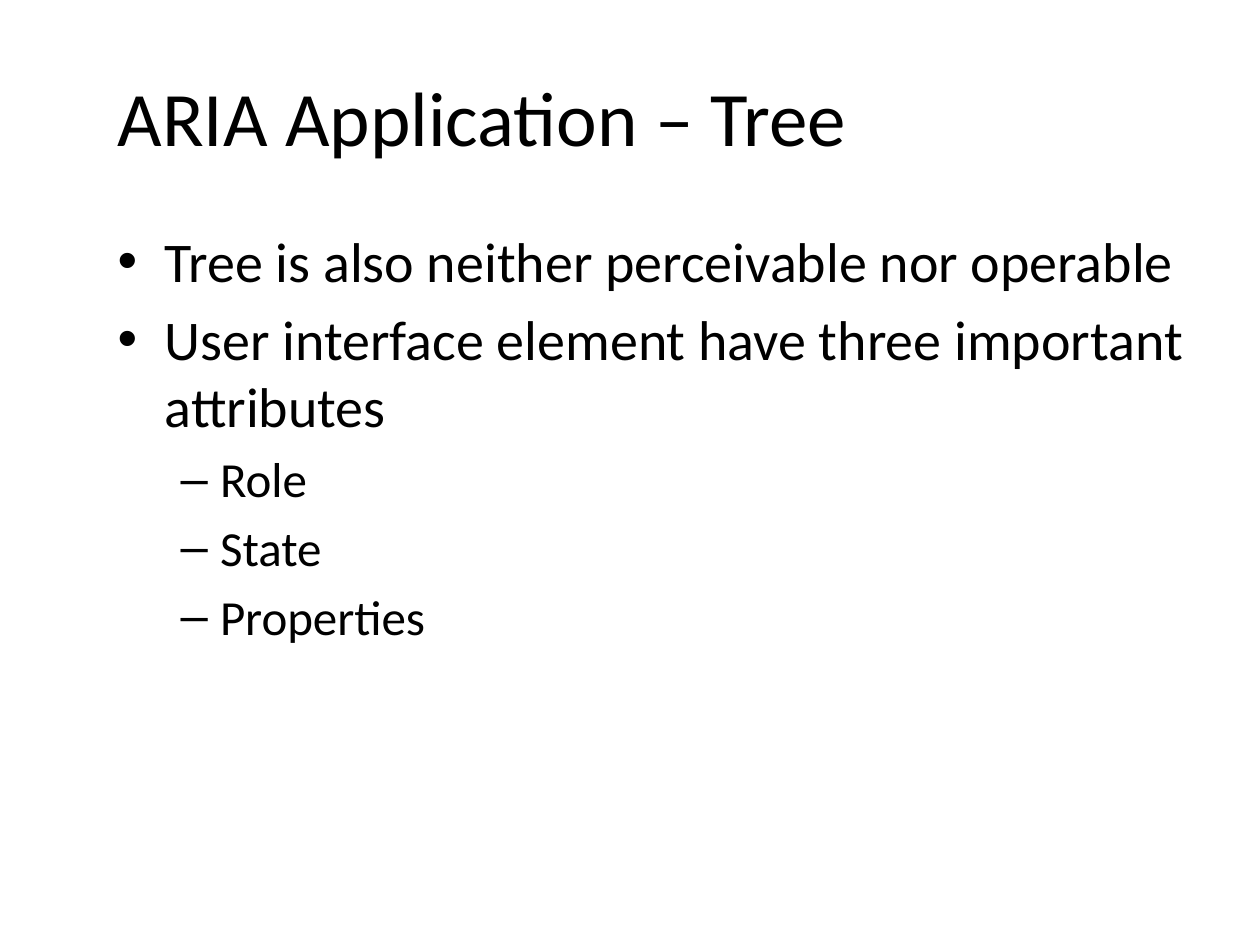
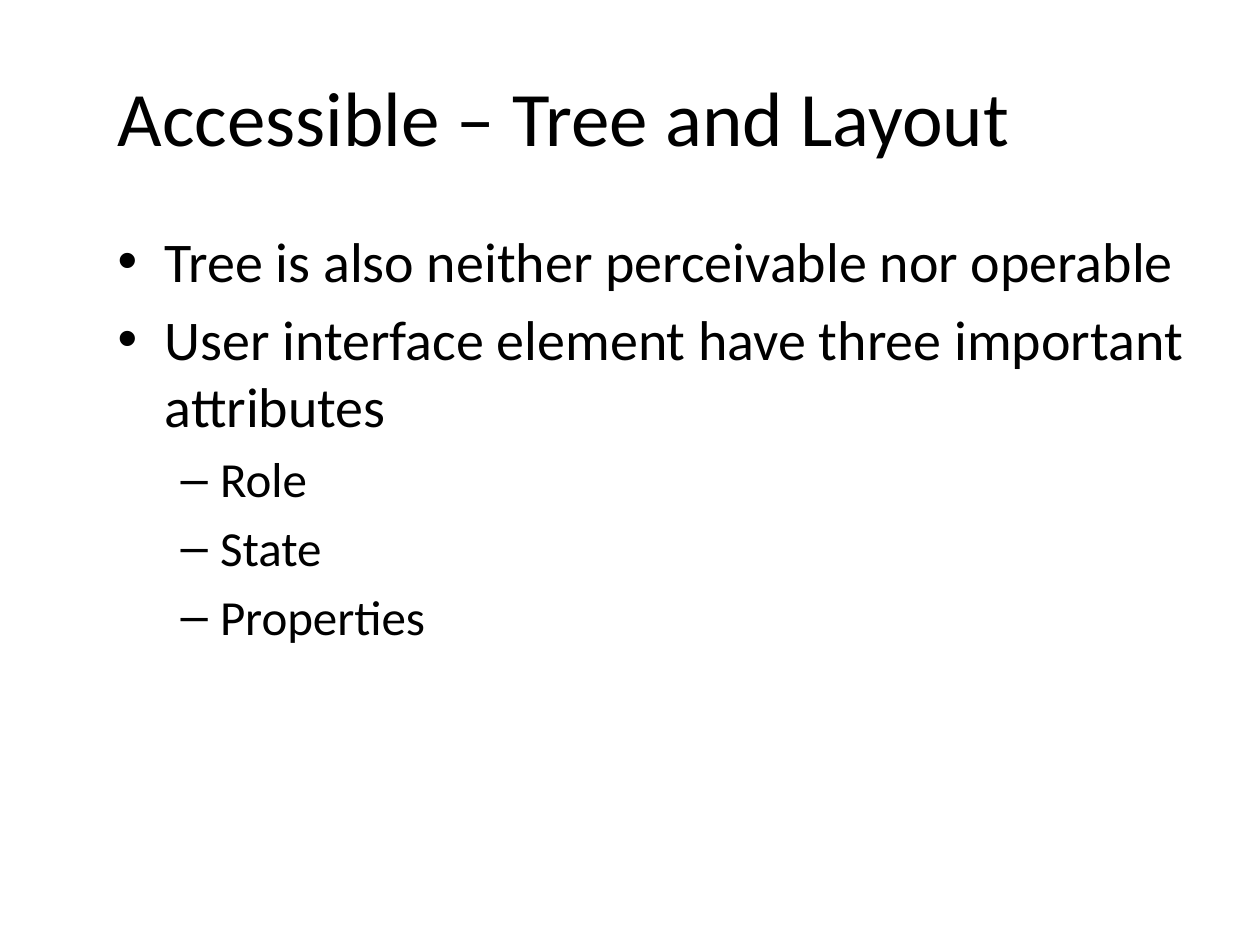
Before and after one commit to punchouty/accessibility, a slide deck: slide 15 of ppt/aria.pptx. Drawn at 1260x945 pixels with LibreOffice and Linux fonts; fonts in the diff are those of the drawing; background and template pictures are left out. Boxes give left, top, right and bottom in pixels: in the first picture for what was removed or moved away, otherwise in the second. Text is boxed around its words. In the diff, an @@ line names an element or a change of style, - is before the commit and + after.

```diff
--- a/ppt/aria.pptx
+++ b/ppt/aria.pptx
@@ title at [118, 92, 1008, 159]: text changed @@
-ARIA Application – Tree
+Accessible – Tree and Layout
```
Also in this commit, not shown: 2 other slides changed, 20 other files.
